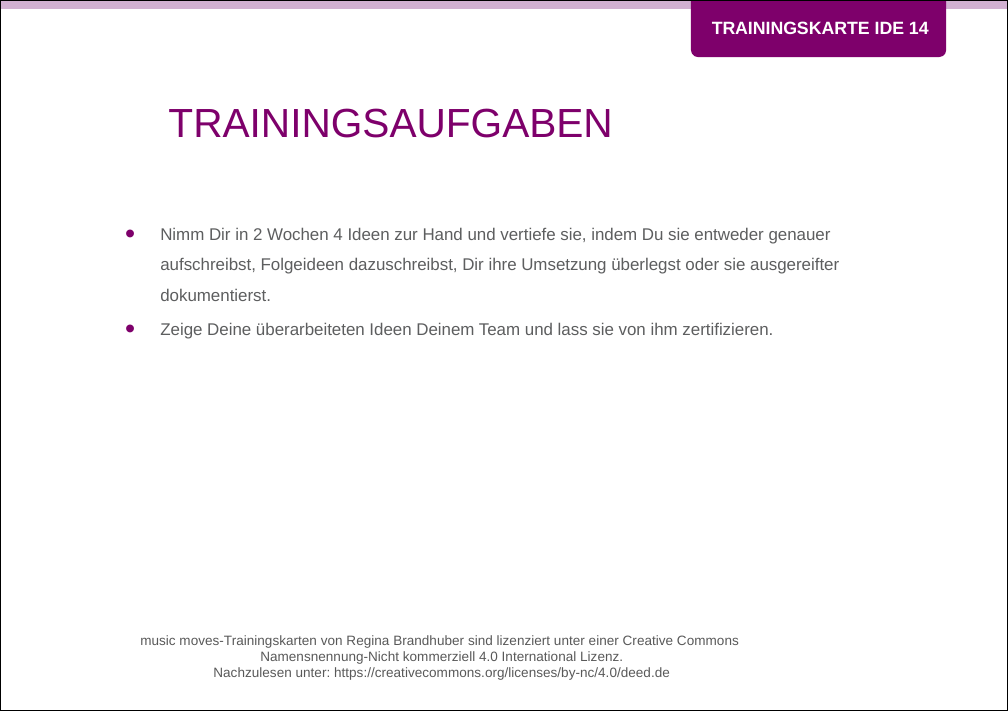
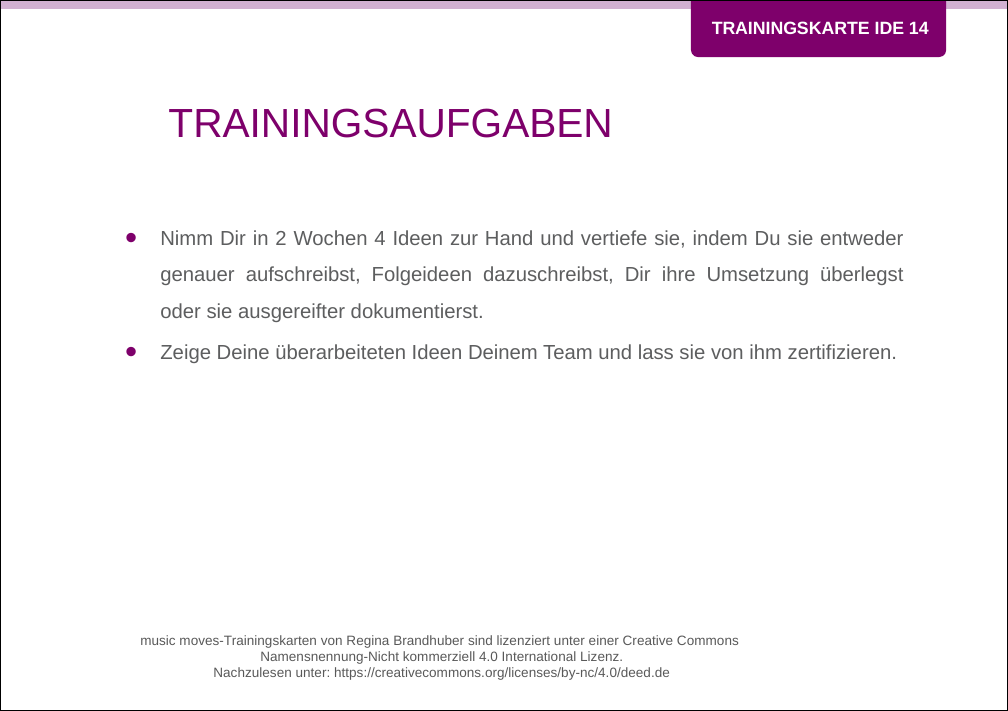
Before and after one commit to Teamtool/training-materials, a slide deck: slide 2 of training-cards/music moves/Ideas (IDE)/ger/apprentice/ger_IDE_14_Ideen_weiterspinnen_MM_A.pptx. Drawn at 1008x711 pixels with LibreOffice and Linux fonts; fonts in the diff are those of the drawing; background and template pictures are left out. Boxes give left, top, right and bottom in pixels: in the first picture for what was removed or moved away, otherwise in the second. Text is boxed around its words. In the diff, an @@ line names an element or a change of style, - is before the commit and + after.

```diff
--- a/training-cards/music moves/Ideas (IDE)/ger/apprentice/ger_IDE_14_Ideen_weiterspinnen_MM_A.pptx
+++ b/training-cards/music moves/Ideas (IDE)/ger/apprentice/ger_IDE_14_Ideen_weiterspinnen_MM_A.pptx
@@ text "Nimm Dir in 2 Wochen ..." at [160,230,903,363]: size 10 to 12 pt; alignment left to justified @@
```
Also in this commit, not shown: 1 other slide changed, 7 other files.
